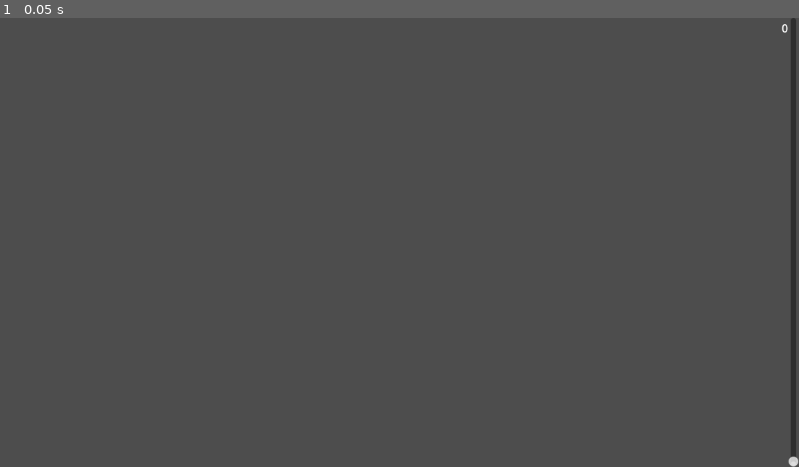
Above: before the commit, frame 1.
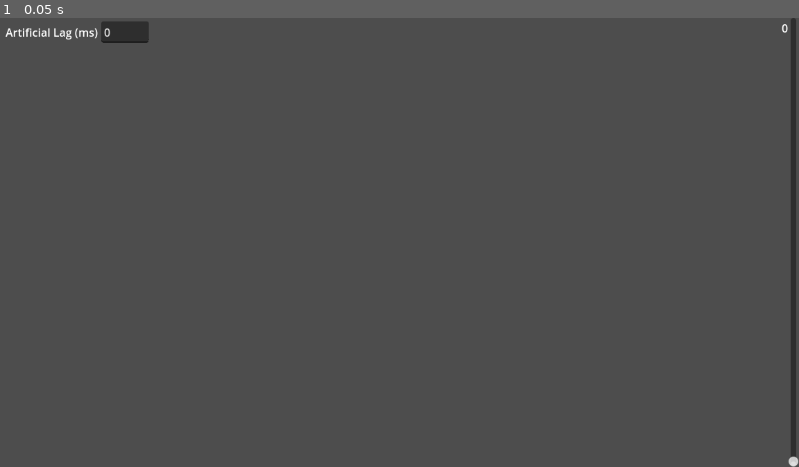
Above: after the commit, the same moment.

Repository: Alikznollet/Godot-Network-Orchestrator
Game: Godot game, scene res://demo/demo.tscn
The game is run twice, just before and just after one commit, with the same random seed, the same clock (stepped at 60 frames per second) and the same inputs.
Inputs:
- Up to frame 1 (0.05 s): no input

The runs differ from the first frame. In frame 1, 0.4% of the frame differs, in the area x 0-19%, y 0-6%.

Commit message:
Okay so now I need to build a system that only sends inputs from clients to server

Diff:
--- a/demo/demo.gd
+++ b/demo/demo.gd
@@ -38,6 +38,11 @@
 			%UpdFreqLabel.text = str(val)
 	)
 
+	%ArtificialLag.text_changed.connect(
+		func (val):
+			if network_orch is ClientNetworkOrchestrator: network_orch.artificial_lag = int(val)
+	)
+
 func peer_connected(id: int):
 	var els := EntityLinkState.new()
 	els.owner_pid = id
--- a/demo/demo.tscn
+++ b/demo/demo.tscn
@@ -10,8 +10,23 @@
 [node name="Settings" type="VBoxContainer" parent="CanvasLayer"]
 anchors_preset = 9
 anchor_bottom = 1.0
-offset_right = 167.0
+offset_left = 8.0
+offset_top = 5.0
+offset_right = 214.0
+offset_bottom = 5.0
 grow_vertical = 2
+
+[node name="HBoxContainer" type="HBoxContainer" parent="CanvasLayer/Settings"]
+layout_mode = 2
+
+[node name="ArtLag" type="Label" parent="CanvasLayer/Settings/HBoxContainer"]
+layout_mode = 2
+text = "Artificial Lag (ms)"
+
+[node name="ArtificialLag" type="LineEdit" parent="CanvasLayer/Settings/HBoxContainer"]
+unique_name_in_owner = true
+layout_mode = 2
+text = "0"
 
 [node name="UpdFreq" type="VSlider" parent="CanvasLayer"]
 unique_name_in_owner = true
--- a/game_state/authoritative_game_state.gd
+++ b/game_state/authoritative_game_state.gd
@@ -8,10 +8,10 @@
 func local_change(ls: LinkState) -> void:
 	# Force the authority to update immediately after a local change.
 	ls.update.emit()
-	updates.append(ls.id)
+	add_update(ls)
 
 func external_change(ls: LinkState) -> void:
 	# TODO: Perform the needed checks here for incoming outside info.
 
 	ls.update.emit()
-	updates.append(ls.id)
+	add_update(ls)
--- a/game_state/client_game_state.gd
+++ b/game_state/client_game_state.gd
@@ -9,7 +9,7 @@
 	# TODO: Based on Client Prediction we can also just change the state here.
 
 	# When an update happens we immediately send it.
-	updates.append(ls.id)
+	add_update(ls)
 	NetworkBus.network_orchestrator.send_state()
 
 func external_change(ls: LinkState) -> void:
--- a/game_state/game_state.gd
+++ b/game_state/game_state.gd
@@ -97,5 +97,11 @@
 	updates.clear()
 	return dicts
 
+## Adds a LinkState index to the updates array if it is not already in there.
+func add_update(ls: LinkState) -> void:
+	var id: int = ls.id
+	if not updates.has(id):
+		updates.append(id)
+
 ## Array of updated LinkState ids.
 var updates: Array[int] = []
--- a/link_states/link_state.gd
+++ b/link_states/link_state.gd
@@ -9,6 +9,8 @@
 
 ## ID is stored here and in the dictionary.
 var id: int
+
+var tracker: int = 0
 
 # -- Signals -- #
 
--- a/orchestrator/client_network_orchestrator.gd
+++ b/orchestrator/client_network_orchestrator.gd
@@ -26,7 +26,7 @@
 
 ## Send the client state to the authority.
 func send_state() -> void:
-	if OS.is_debug_build(): await get_tree().create_timer(artificial_lag).timeout
+	if OS.is_debug_build(): await get_tree().create_timer(artificial_lag/1000).timeout
 
 	var update: Array[Dictionary] = game_state.get_updated_dicts()
 
@@ -35,6 +35,6 @@
 
 ## Receive an authoritative state and apply it to the client state.
 func receive_state(updates: Array[Dictionary]) -> void:
-	if OS.is_debug_build(): await get_tree().create_timer(artificial_lag).timeout
+	if OS.is_debug_build(): await get_tree().create_timer(artificial_lag/1000).timeout
 
 	game_state.apply_dicts(updates)
